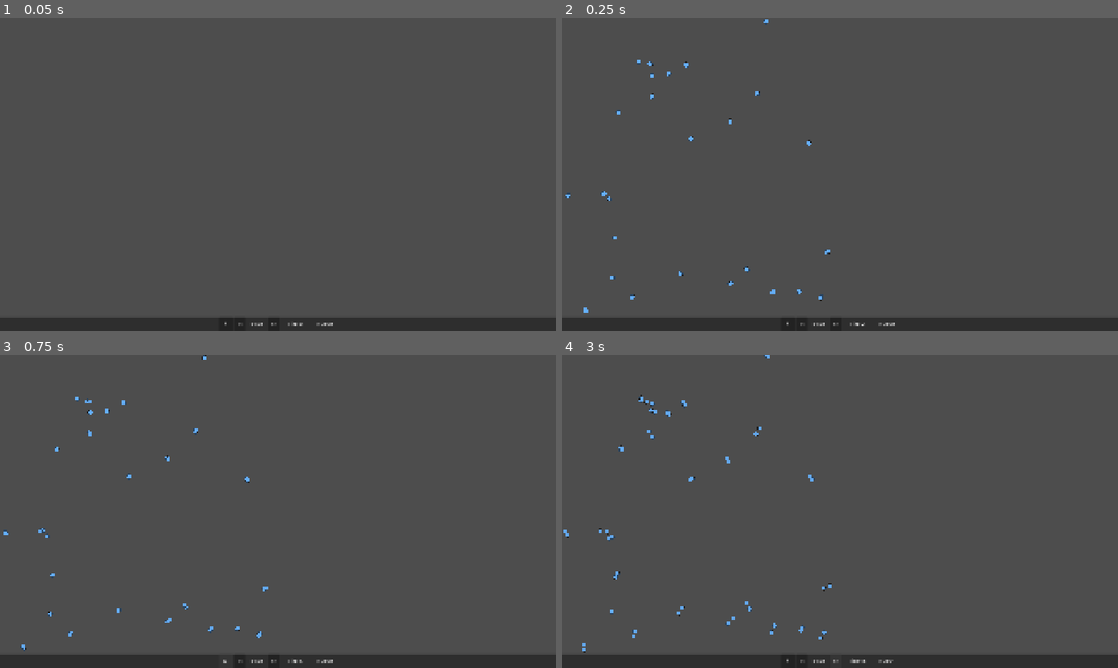
Above: before the commit, frames 1-4 (two rows, left to right).
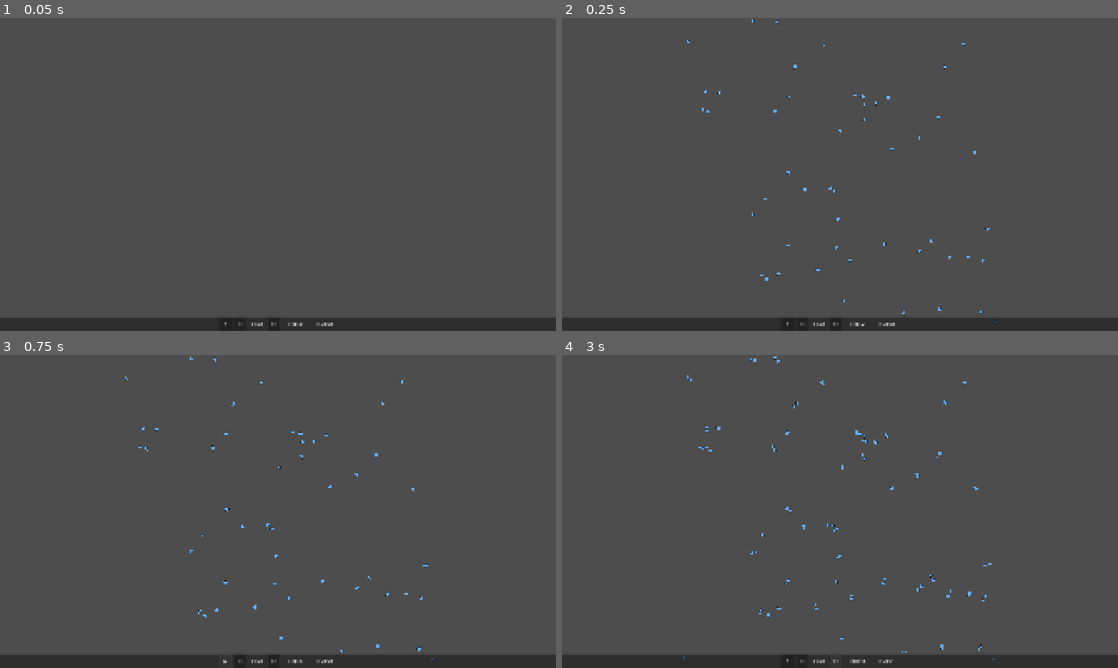
Above: after the commit, the same moments.

Repository: trinityUwU/Primordia
Game: Godot game, scene res://scenes/World.tscn
Two runs of this game, one before a commit and one after it. Both use one fixed random seed, a clock stepped at 60 frames per second and the inputs below.
Inputs:
- Up to frame 1 (0.05 s): no input
- Up to frame 2 (0.25 s): no input
- Up to frame 3 (0.75 s): click "⏸" at 0.5 s
- Up to frame 4 (3 s): click "▶" at 1.25 s; click "<<" at 2 s; click ">>" at 2.75 s

Frame 1 is identical in both runs. In frame 2, 0.6% of the frame differs, in the area x 0-79%, y 0-98%; in frame 3, 0.7%; in frame 4, 0.9%, in the area x 0-78%, y 0-98%.
Error before the commit: Parse Error: Cannot assign a new value to a constant. (res://scripts/world/WorldCamera.gd:22)

Commit message:
fix: ZOOM_LEVELS var + defer fit_to_world après init viewport
const → var pour permettre la modification au runtime
await process_frame pour avoir le vrai viewport size dans _ready

Co-Authored-By: Claude Sonnet 4.6 <noreply@anthropic.com>

Diff:
--- a/scripts/world/WorldCamera.gd
+++ b/scripts/world/WorldCamera.gd
@@ -2,7 +2,7 @@
 
 signal zoom_level_changed(level: int)
 
-const ZOOM_LEVELS: Array[float] = [0.5, 1.5, 4.0]
+var ZOOM_LEVELS: Array[float] = [0.5, 1.5, 4.0]
 const ZOOM_SPEED: float = 8.0
 const PAN_BUTTON: int = MOUSE_BUTTON_MIDDLE
 
@@ -15,13 +15,18 @@
 
 func _ready() -> void:
 	add_to_group("main_camera")
+	await get_tree().process_frame
+	_fit_to_world()
+
+
+func _fit_to_world() -> void:
 	var world_w: float = WorldGrid.GRID_WIDTH * WorldGrid.CELL_SIZE
 	var world_h: float = WorldGrid.GRID_HEIGHT * WorldGrid.CELL_SIZE
-	var vp: Vector2 = get_viewport_rect().size
+	var vp: Vector2 = get_viewport().get_visible_rect().size
 	var fit_zoom: float = minf(vp.x / world_w, vp.y / world_h)
-	ZOOM_LEVELS[0] = fit_zoom * 0.5
+	ZOOM_LEVELS[0] = fit_zoom * 0.4
 	ZOOM_LEVELS[1] = fit_zoom
-	ZOOM_LEVELS[2] = fit_zoom * 3.0
+	ZOOM_LEVELS[2] = fit_zoom * 4.0
 	_target_zoom = fit_zoom
 	zoom = Vector2(fit_zoom, fit_zoom)
 	global_position = Vector2(world_w * 0.5, world_h * 0.5)
